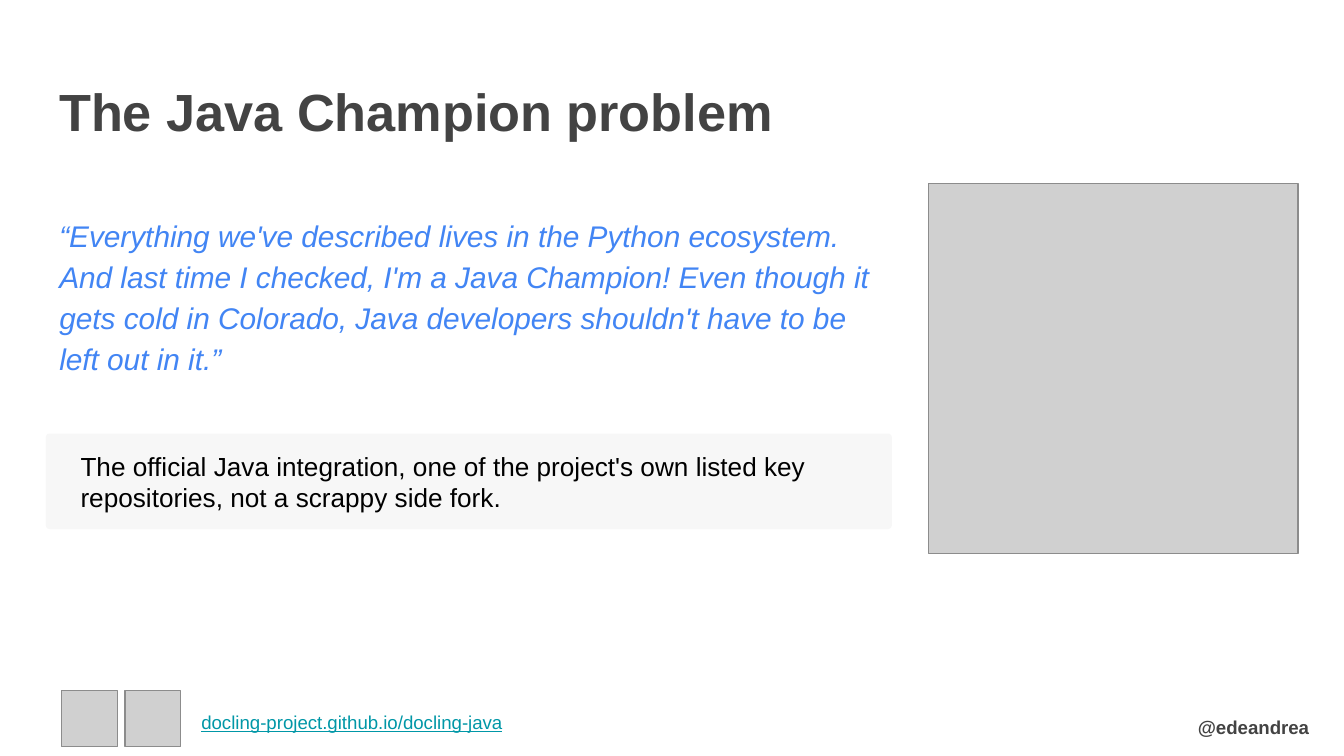
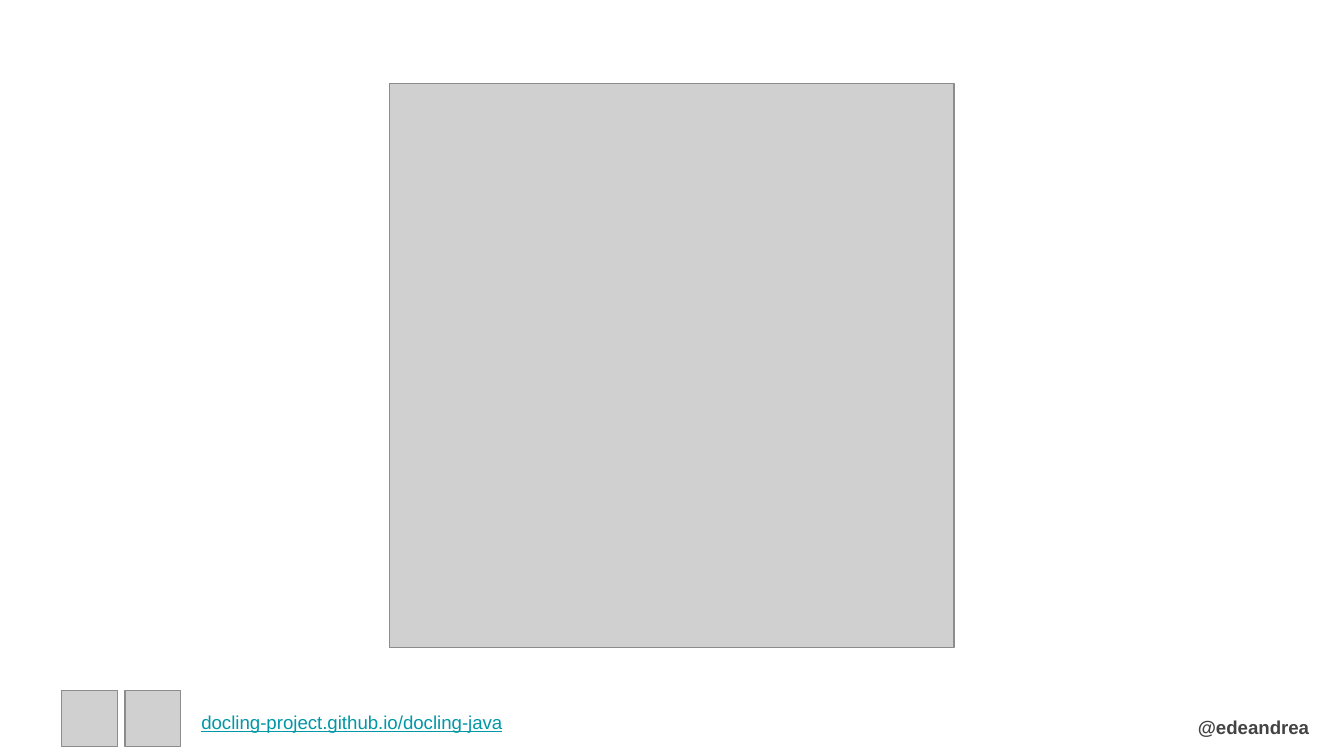
Before and after one commit to edeandrea/garbage-in-insight-out, a slide deck: slide 23 of docs/garbage-in-insight-out.pptx (slide 22 before the commit). Drawn at 1344x756 pixels with LibreOffice and Linux fonts; fonts in the diff are those of the drawing; grey boxes stand for pictures; background and template pictures are left out. Boxes give left, top, right and bottom in pixels: in the first picture for what was removed or moved away, otherwise in the second. Text is boxed around its words. In the diff, an @@ line names an element or a change of style, - is before the commit and + after.

```diff
--- a/docs/garbage-in-insight-out.pptx
+++ b/docs/garbage-in-insight-out.pptx
@@ picture: place and size @@
-picture at bbox=[929, 184, 1298, 554]
+picture at bbox=[390, 83, 954, 648]
@@ title removed at bbox=[59, 93, 773, 141] @@
-The Java Champion problem
@@ text removed at bbox=[59, 225, 869, 371] @@
-“Everything we've described lives in the Python ecosystem. And last time I checked, I'm a Java Champion! Even though it gets cold in Colorado, Java developers shouldn't have to be left out in it.”
@@ rounded rectangle removed at bbox=[46, 434, 891, 530] @@
-The official Java integration, one of the project's own listed key repositories, not a scrappy side fork.
```
Also in this commit, not shown: 2 other slides changed, 1 slide added, 2 other files.
